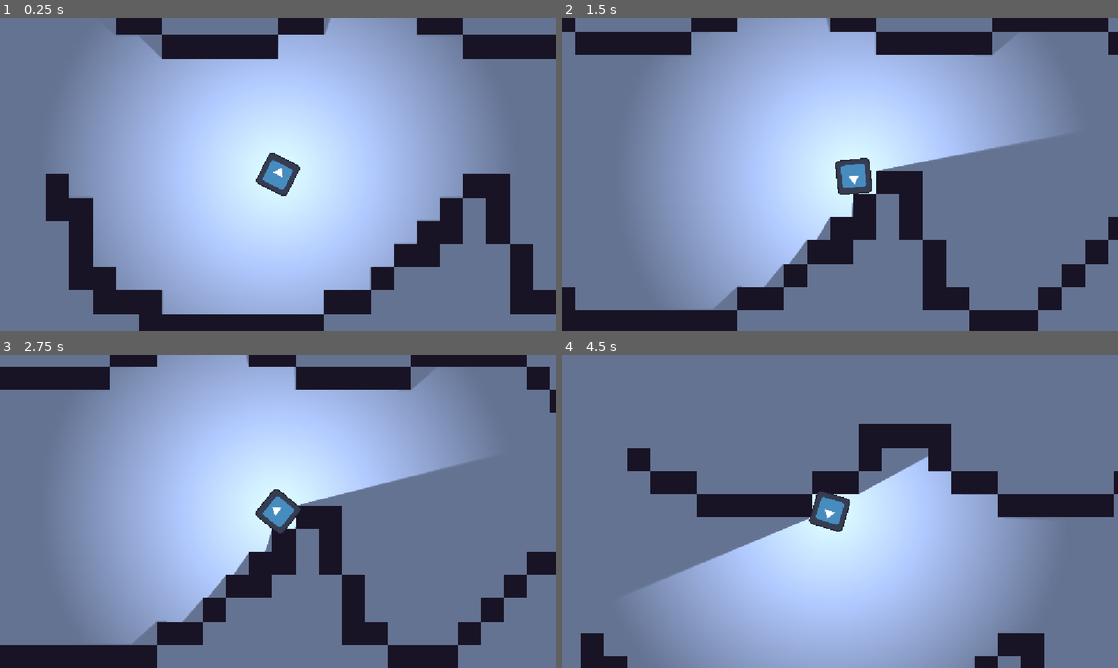
Above: before the commit, frames 1-4 (two rows, left to right).
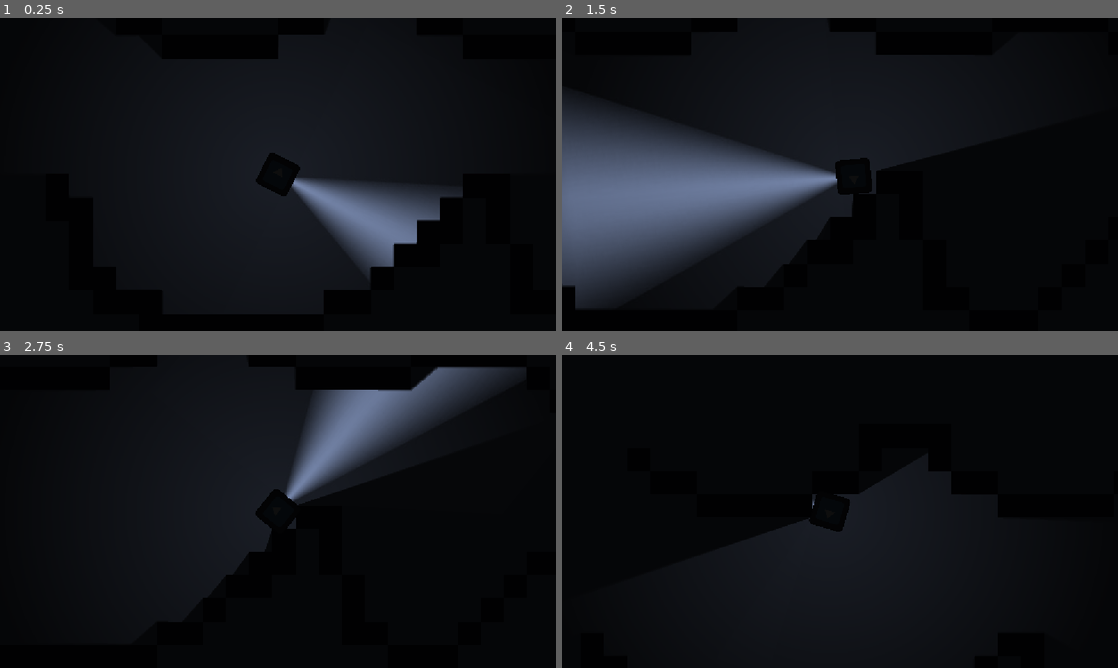
Above: after the commit, the same moments.

Repository: Alimadcorp/GMTK26
Game: Godot game, scene res://game.tscn
Two runs of this game, one before a commit and one after it. Both use one fixed random seed, a clock stepped at 60 frames per second and the inputs below. The engine's default icon, where the game draws it, is replaced by a stand-in: a white triangle on a blue panel in a dark square.
Inputs (mouse positions are in pixels of both pictures, inside the frame that each line leads up to):
- Up to frame 1 (0.25 s): no input
- Up to frame 2 (1.5 s): tap Enter at 0.5 s; move the mouse to (962, 158) at 0.52 s; hold Right (right) 0.53-1.28 s; tap Alt at 0.6 s; click (962, 158) at 0.67 s; move the mouse to (728, 190) at 1.27 s; hold S (down) from 1.28 s (still down); tap Shift at 1.35 s
- Up to frame 3 (2.75 s): move the mouse to (333, 442) at 2.02 s; release S (down) at 2.03 s; hold Right (right) from 2.03 s (still down); tap Alt at 2.1 s
- Up to frame 4 (4.5 s): move the mouse to (812, 574) at 2.77 s; release Right (right) at 2.78 s; hold Up (up) 2.78-3.53 s; tap Shift at 2.85, 4.35 s; click (812, 574) at 2.92 s; move the mouse to (1006, 558) at 3.52 s; hold Left (left) from 3.53 s (still down); tap Alt at 3.6 s; move the mouse to (673, 464) at 4.27 s

The runs differ from the first frame. In frame 1, 100% of the frame differs, in the area x 0-100%, y 0-100%; in frame 2, 97%; in frame 3, 100%; in frame 4, 100%.

Commit message:
add torch and direction to lighting

Diff:
--- a/game.tscn
+++ b/game.tscn
@@ -3,6 +3,7 @@
 [ext_resource type="Texture2D" uid="uid://nruu7s0ldr2d" path="res://icon.svg" id="1_80nbo"]
 [ext_resource type="Texture2D" uid="uid://cg0y7yqc6nwkr" path="res://set.png" id="1_e2o6t"]
 [ext_resource type="Script" uid="uid://bdqlr00r0hp8y" path="res://player.gd" id="2_feb5d"]
+[ext_resource type="Texture2D" uid="uid://rj0qq1had4nd" path="res://cone.jpg" id="4_fc0e3"]
 
 [sub_resource type="OccluderPolygon2D" id="OccluderPolygon2D_feb5d"]
 polygon = PackedVector2Array(-8, -8, 8, -8, 8, 8, -8, 8)
@@ -22,16 +23,19 @@
 [sub_resource type="CircleShape2D" id="CircleShape2D_44c3d"]
 radius = 12.0
 
-[sub_resource type="Gradient" id="Gradient_feb5d"]
+[sub_resource type="Gradient" id="Gradient_fc0e3"]
 colors = PackedColorArray(1, 1, 1, 1, 0, 0, 0, 1)
 
-[sub_resource type="GradientTexture2D" id="GradientTexture2D_44c3d"]
-gradient = SubResource("Gradient_feb5d")
+[sub_resource type="GradientTexture2D" id="GradientTexture2D_fc0e3"]
+gradient = SubResource("Gradient_fc0e3")
 fill = 1
 fill_from = Vector2(0.5, 0.5)
-fill_to = Vector2(0, 0.5)
+fill_to = Vector2(0.5, 0)
 
 [node name="Game" type="Node2D" unique_id=1445309254]
+
+[node name="Modulate" type="CanvasModulate" parent="." unique_id=517775995]
+color = Color(0.054860994, 0.05486101, 0.05486098, 1)
 
 [node name="Base" type="TileMapLayer" parent="." unique_id=1855992654]
 tile_map_data = PackedByteArray("AAD+/wAAAAAKAAEAAAD+////AAAKAAEAAAD9////AAAKAAEAAAD9//7/AAAKAAEAAAD9//3/AAAKAAEAAAD+// …(36112 unchanged characters)…
@@ -44,19 +48,31 @@
 [node name="Shape" type="CollisionShape2D" parent="Player" unique_id=962001145]
 shape = SubResource("CircleShape2D_44c3d")
 
-[node name="Direction" type="Sprite2D" parent="Player" unique_id=2117451438]
-light_mask = 2
+[node name="Sprite" type="Sprite2D" parent="Player" unique_id=2117451438]
+light_mask = 0
 position = Vector2(0, -1.1920929e-07)
 scale = Vector2(0.18750001, 0.18749999)
 texture = ExtResource("1_80nbo")
 
-[node name="Light" type="PointLight2D" parent="Player" unique_id=996170184]
-position = Vector2(1.5258789e-05, -0.99998474)
-scale = Vector2(5.21875, 5.21875)
+[node name="Torch" type="PointLight2D" parent="Player/Sprite" unique_id=996170184]
+position = Vector2(42.666664, 6.3578295e-07)
+rotation = -1.5707964
+scale = Vector2(27.833336, 27.833332)
 energy = 1.25
 shadow_enabled = true
 shadow_filter = 1
-texture = SubResource("GradientTexture2D_44c3d")
+texture = ExtResource("4_fc0e3")
+texture_scale = 0.09
+
+[node name="AmbientLight" type="PointLight2D" parent="Player" unique_id=1061660251]
+position = Vector2(1.5258789e-05, 1.5258789e-05)
+rotation = -1.5707964
+scale = Vector2(70.72224, 70.72224)
+energy = 0.21
+shadow_enabled = true
+shadow_filter = 1
+texture = SubResource("GradientTexture2D_fc0e3")
+texture_scale = 0.09
 
 [node name="Camera" type="Camera2D" parent="Player" unique_id=1012278810]
 zoom = Vector2(3, 3)
--- a/player.gd
+++ b/player.gd
@@ -2,7 +2,7 @@
 
 @export var speed: float = 300.0
 
-@onready var d = $"Direction" # this coz rotating the player rotates the camera too
+@onready var d = $"Sprite"
 
 func _physics_process(_delta: float) -> void:
 	move()
@@ -12,9 +12,12 @@
 func move() -> void:
 	var i_x := Input.get_axis("left", "right")
 	var i_y := Input.get_axis("up", "down")
-	velocity = Vector2(i_x, i_y) * speed
-	# we do not normalize velocity as i guess it makes speedrunning more interesting
-	# when you have faster options to do basic things - Ali
+	var move_dir := Vector2(i_x, i_y)
+	if i_x != 0.0 and i_y != 0.0:
+		velocity = move_dir * speed * 1.2
+	# promote use of zigzag diagonal movement, this is an intended mechanic - Ali
+	else:
+		velocity = move_dir * speed
 
 func look() -> void:
 	d.look_at(get_global_mouse_position())
Binary file added: cone.jpg
Not shown, added: cone.jpg.import
